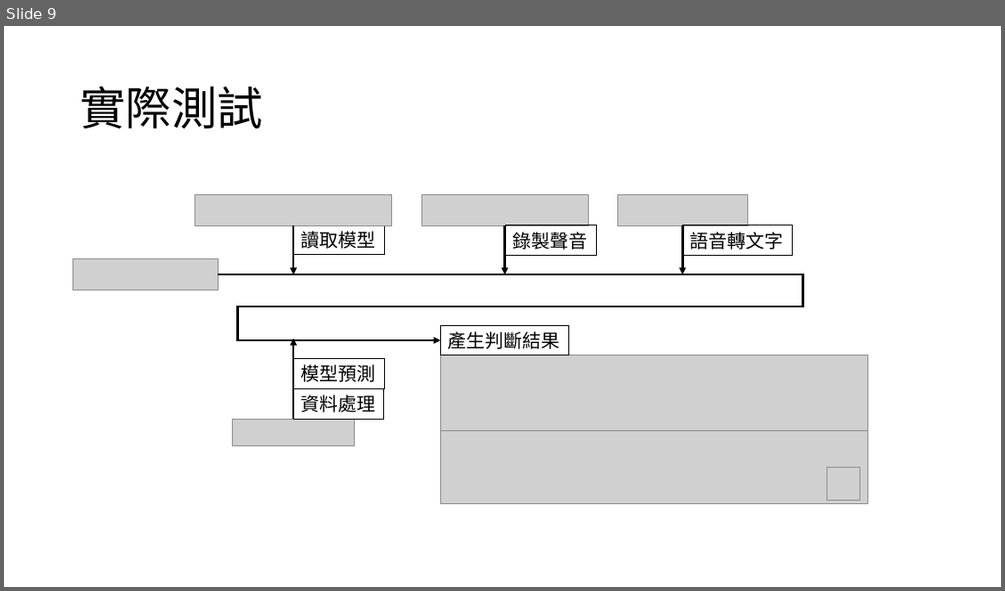
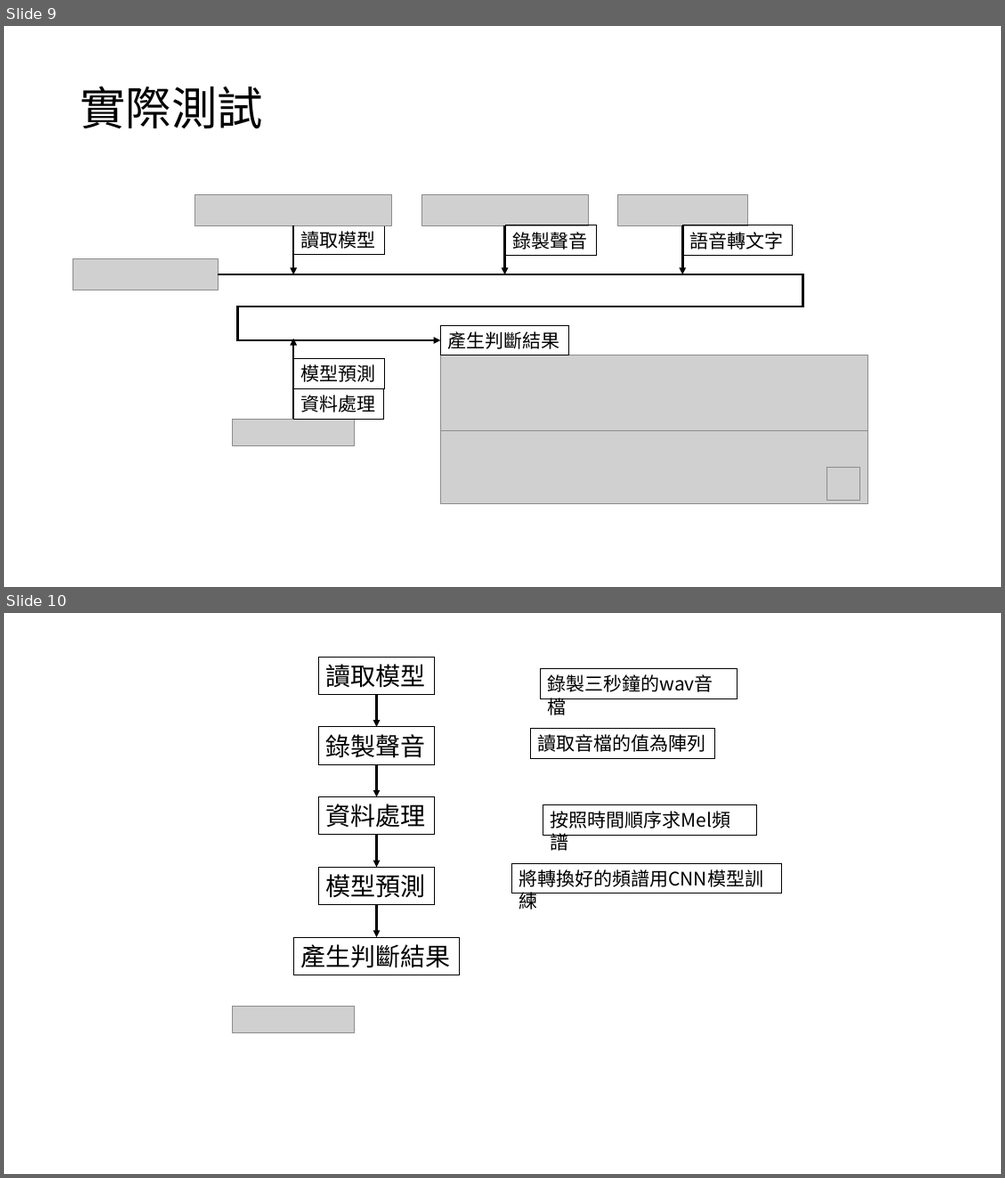
Before and after one commit to Luno82o/FinalProject-Impossible, a slide deck: audio.pptx. Shown one above the other, each under a label of ours: slide 9 before the commit, slides 9 and 10 after it. The pictures are 1005x591 and 1005x1178 pixels, drawn with LibreOffice and Linux fonts; fonts in the diff are those of the drawing; grey boxes stand for pictures. Boxes give left, top, right and bottom in pixels: in the first picture for what was removed or moved away, otherwise in the second. Text is boxed around its words. In the diff, an @@ line names an element or a change of style, - is before the commit and + after.

```diff
--- a/audio.pptx
+++ b/audio.pptx
@@ slide 10 added at [4, 613, 1001, 1174], background #FFFFFF @@
@@ rectangle added at [319, 657, 435, 695], outline #000000 0.75 pt, 24 pt, text #000000 @@
+讀取模型
@@ rectangle added at [540, 669, 737, 699], outline #000000 0.75 pt, 18 pt, text #000000 @@
+錄製三秒鐘的wav音檔
@@ arrow added from (376, 695) to (376, 727), #000000 2.25 pt @@
@@ rectangle added at [319, 727, 435, 764], outline #000000 0.75 pt, 24 pt, text #000000 @@
+錄製聲音
@@ rectangle added at [531, 728, 715, 758], outline #000000 0.75 pt, 18 pt, text #000000 @@
+讀取音檔的值為陣列
@@ arrow added from (376, 765) to (376, 797), #000000 2.25 pt @@
@@ rectangle added at [319, 797, 435, 835], outline #000000 0.75 pt, 24 pt, text #000000 @@
+資料處理
@@ rectangle added at [543, 804, 756, 835], outline #000000 0.75 pt, 18 pt, text #000000 @@
+按照時間順序求Mel頻譜
@@ arrow added from (376, 835) to (376, 868), #000000 2.25 pt @@
@@ rectangle added at [319, 868, 435, 905], outline #000000 0.75 pt, 24 pt, text #000000 @@
+模型預測
@@ rectangle added at [512, 863, 782, 893], outline #000000 0.75 pt, 18 pt, text #000000 @@
+將轉換好的頻譜用CNN模型訓練
@@ arrow added from (376, 905) to (376, 937), #000000 2.25 pt @@
@@ rectangle added at [293, 937, 460, 974], outline #000000 0.75 pt, 24 pt, text #000000 @@
+產生判斷結果
@@ picture added at [232, 1005, 355, 1032] @@
```
Also in this commit, not shown: 2 slides changed.
